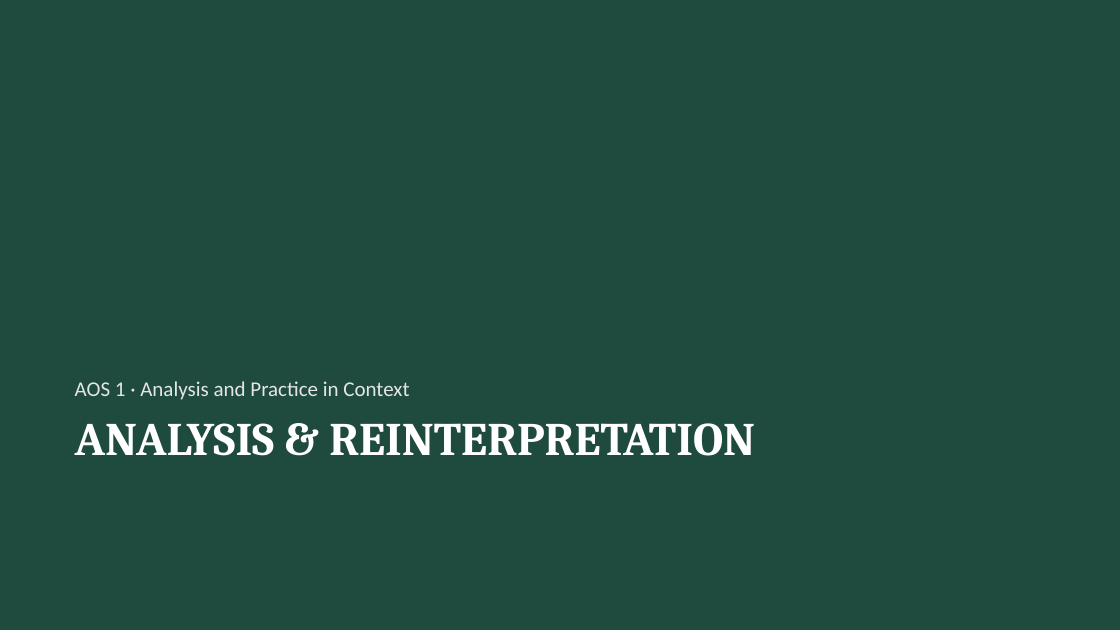
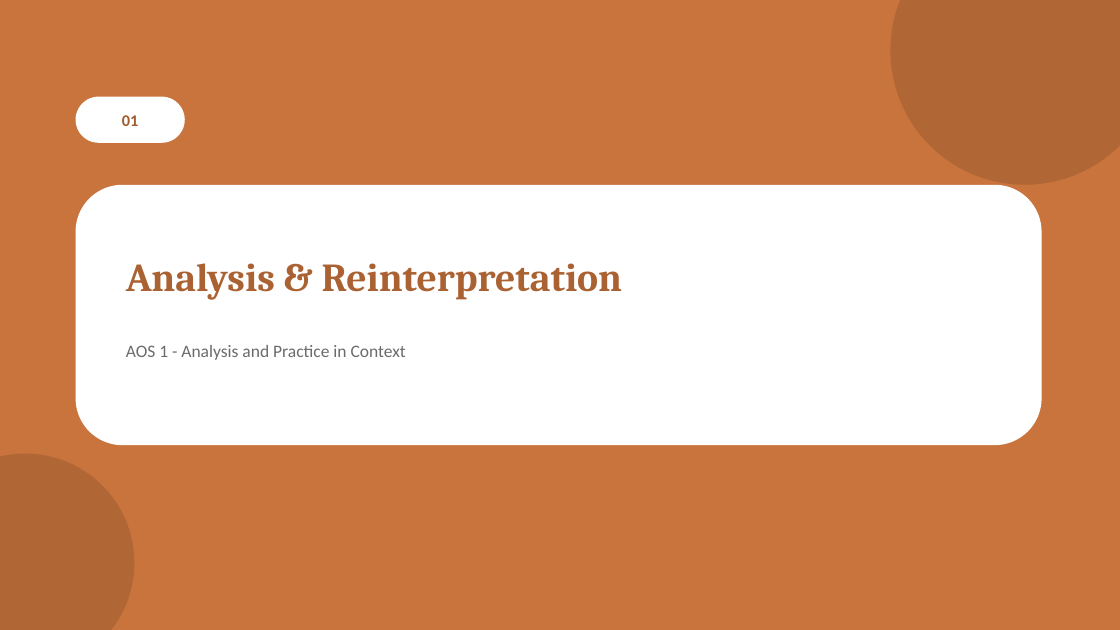
Before and after one commit to melodywyc0710/chuck, a slide deck: slide 2 of teaching-materials/vcd-vce/powerpoint/Unit3-Reconceptualisation-and-Reinvention.pptx. Drawn at 1120x630 pixels with LibreOffice and Linux fonts; fonts in the diff are those of the drawing. Boxes give left, top, right and bottom in pixels: in the first picture for what was removed or moved away, otherwise in the second. Text is boxed around its words. In the diff, an @@ line names an element or a change of style, - is before the commit and + after.

```diff
--- a/teaching-materials/vcd-vce/powerpoint/Unit3-Reconceptualisation-and-Reinvention.pptx
+++ b/teaching-materials/vcd-vce/powerpoint/Unit3-Reconceptualisation-and-Reinvention.pptx
@@ background #1F4B3F to #C9743D @@
@@ ellipse added at (891, 0, 1120, 185), fill #B06635 @@
@@ rounded rectangle added at (76, 97, 185, 143), fill #FFFFFF, 14 pt, text #A05C30, bold @@
+01
@@ rounded rectangle added at (76, 185, 1042, 445), fill #FFFFFF @@
@@ text at (126, 263, 623, 300): text changed; size 40 to 34 pt; text colour #FFFFFF to #AA6233 @@
-ANALYSIS & REINTERPRETATION
+Analysis & Reinterpretation
@@ text "AOS 1 - Analysis and ..." at (126, 345, 406, 360): vertical alignment bottom to top @@
@@ text at (126, 345, 406, 360): text changed; size 18 to 15 pt; text colour #E5E5E5 to #6B6B6B @@
-AOS 1 · Analysis and Practice in Context
+AOS 1 - Analysis and Practice in Context
@@ ellipse added at (0, 454, 134, 630), fill #B06635 @@
```
Also in this commit, not shown: 14 other slides changed, 1 slide added, 33 other files.
